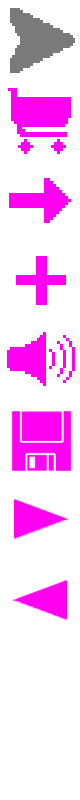
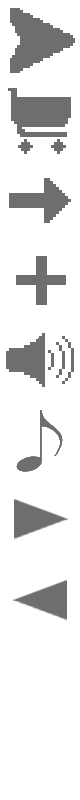
Revision of a layered 80px x 800px image; what changed, layer by layer:
painted on "Layer 3" over (6, 333, 74, 387)
added layer "Layer 4" above "Layer 1" over (16, 410, 63, 472)
painted on "Layer 1" over (7, 88, 75, 621)
